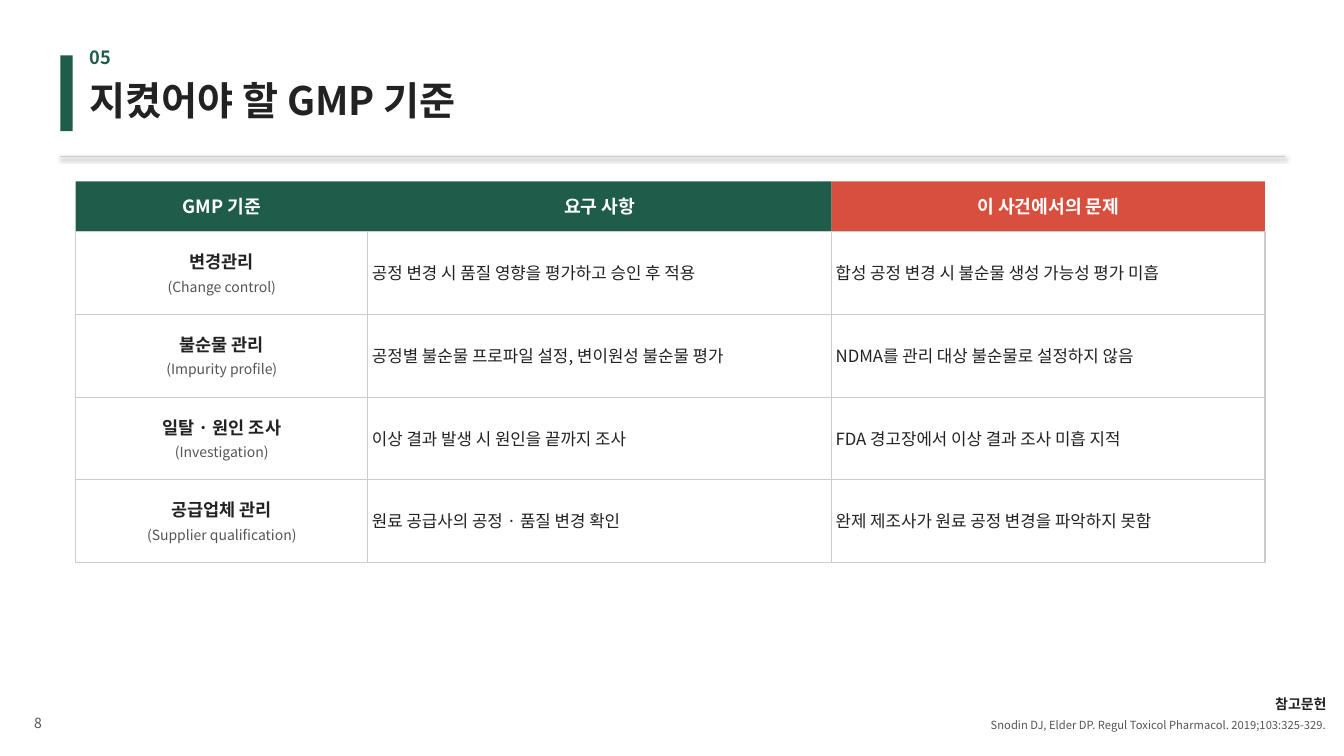
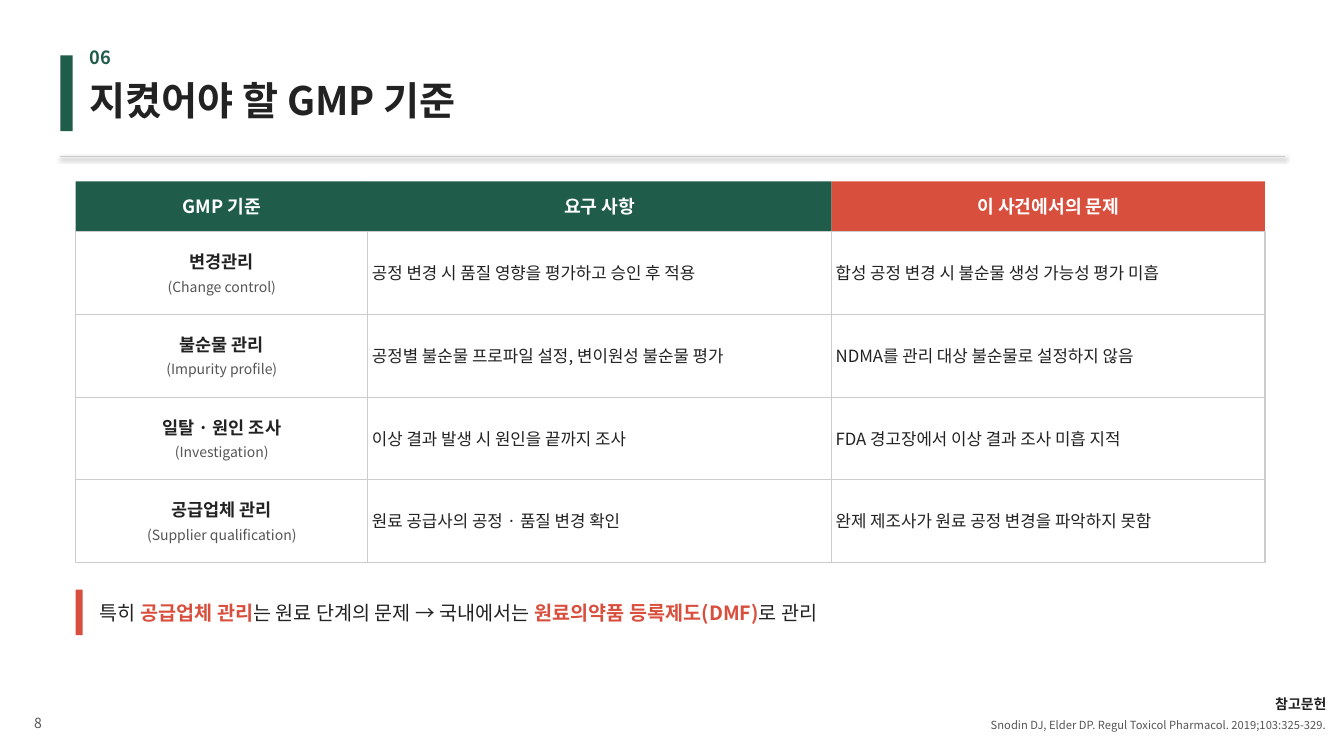
Before and after one commit to wlwl991123-prog/webtoon-app, a slide deck: slide 8 of GMP_발사르탄.pptx. Drawn at 1344x756 pixels with LibreOffice and Linux fonts; fonts in the diff are those of the drawing. Boxes give left, top, right and bottom in pixels: in the first picture for what was removed or moved away, otherwise in the second. Text is boxed around its words. In the diff, an @@ line names an element or a change of style, - is before the commit and + after.

```diff
--- a/GMP_발사르탄.pptx
+++ b/GMP_발사르탄.pptx
@@ text at (90, 50, 111, 65): text changed @@
-05
+06
@@ rectangle added at (76, 590, 83, 635), fill #D94F3D @@
@@ text added at (100, 603, 817, 624), 14 pt, text #D94F3D, bold @@
+특히 공급업체 관리는 원료 단계의 문제 → 국내에서는 원료의약품 등록제도(DMF)로 관리
```
Also in this commit, not shown: 5 other slides changed, 1 other file.
